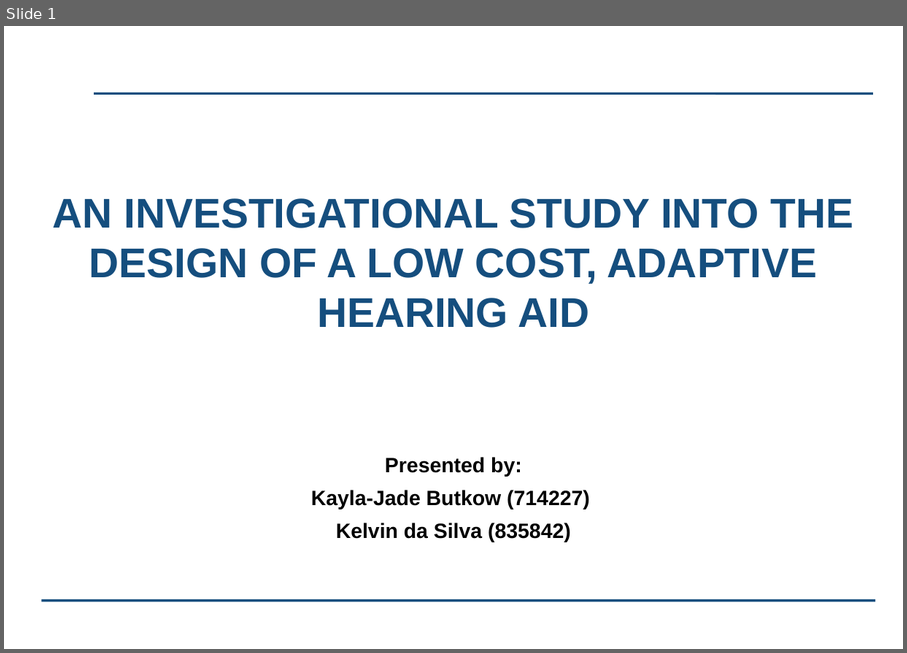
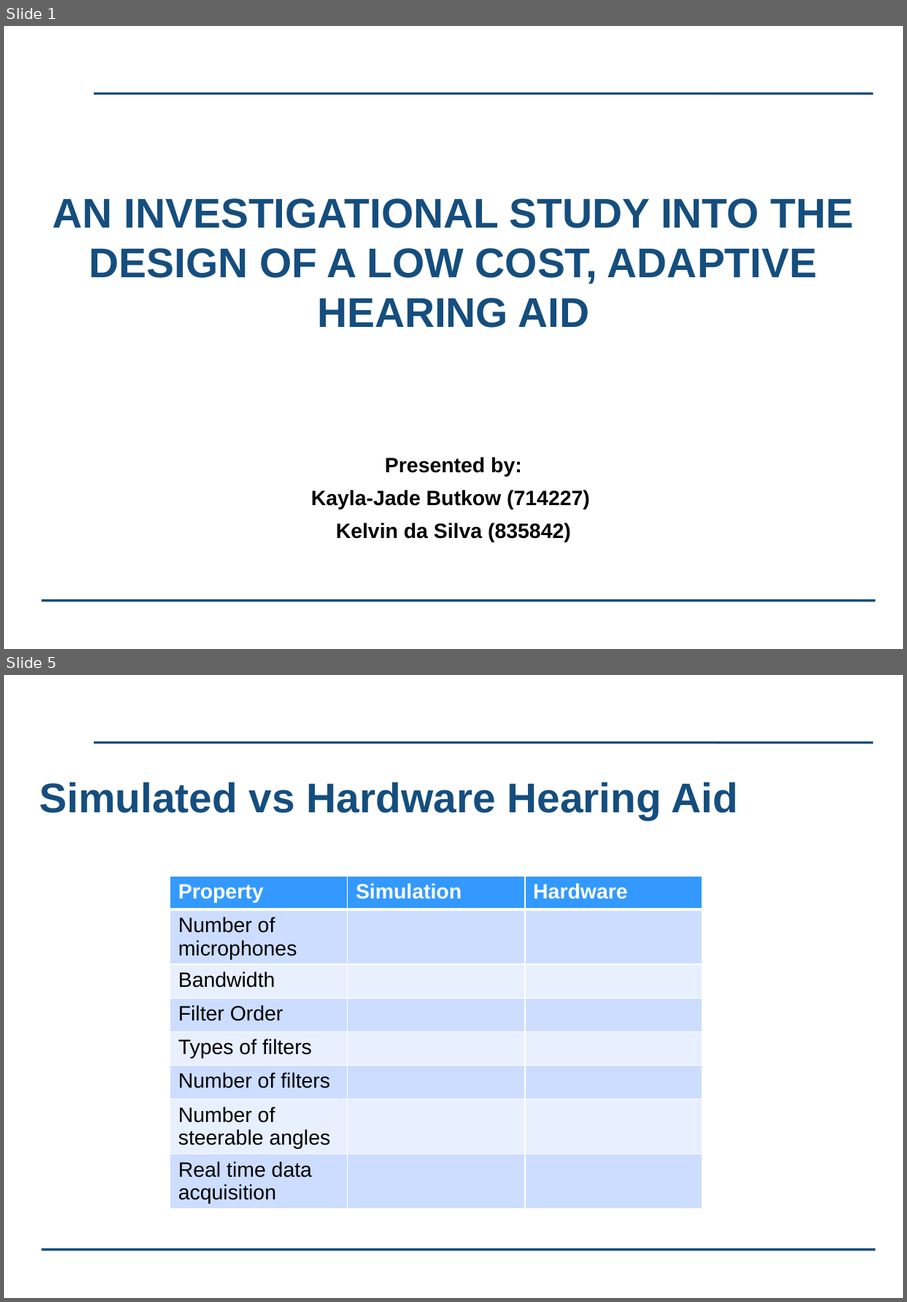
Before and after one commit to kayjayB/I_cant_hear_you, a slide deck: Presentation/Lab Project Presentation.pptx. Shown one above the other, each under a label of ours: slide 1 before the commit, slides 1 and 5 after it; the slides between them are not shown. The pictures are 907x653 and 907x1302 pixels, drawn with LibreOffice and Linux fonts; fonts in the diff are those of the drawing; background and template pictures are left out. Boxes give left, top, right and bottom in pixels: in the first picture for what was removed or moved away, otherwise in the second. Text is boxed around its words. In the diff, an @@ line names an element or a change of style, - is before the commit and + after.

```diff
--- a/Presentation/Lab Project Presentation.pptx
+++ b/Presentation/Lab Project Presentation.pptx
@@ slide 5 added at bbox=[4, 675, 903, 1298], background #FFFFFF; not listed: 2 template elements that a slide beside it also shows @@
@@ title added at bbox=[40, 782, 738, 820], 36 pt, text #154E7E, bold @@
+Simulated vs Hardware Hearing Aid
@@ table added at bbox=[170, 876, 703, 1219], 8 rows, 3 columns @@
+Property | Simulation | Hardware
+Number of microphones |  | 
+Bandwidth |  | 
+Filter Order |  | 
+Types of filters |  | 
+Number of filters |  | 
+Number of steerable angles |  | 
+Real time data acquisition |  | 
```
Also in this commit, not shown: 11 other slides added, 1 slide removed.
